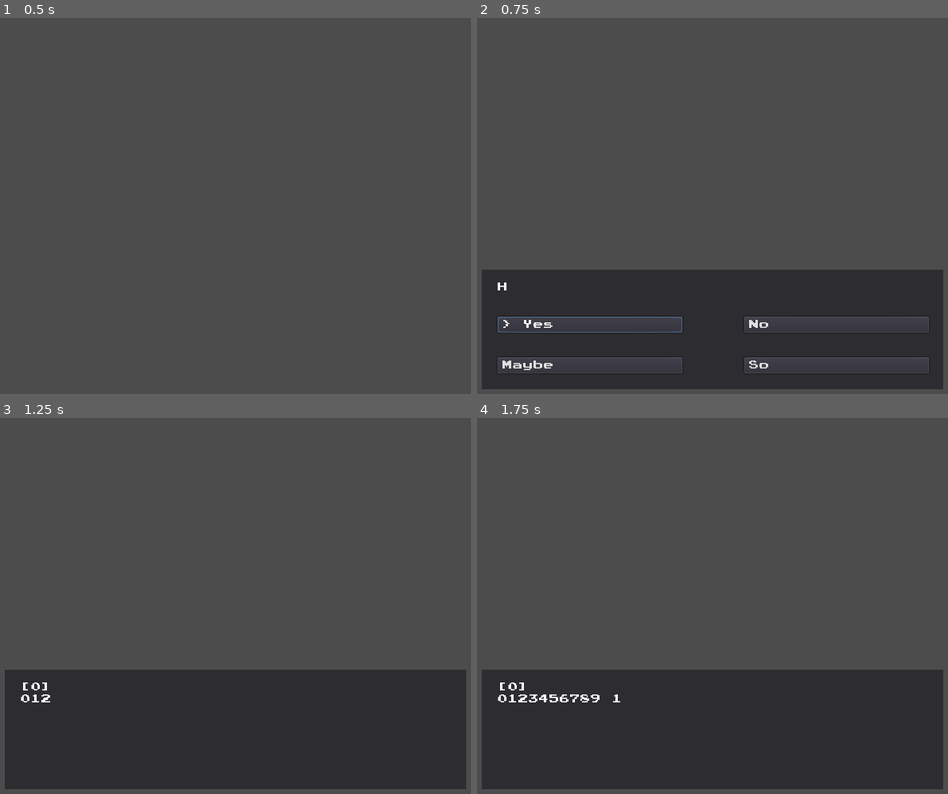
Above: before the commit, frames 1-4 (two rows, left to right).
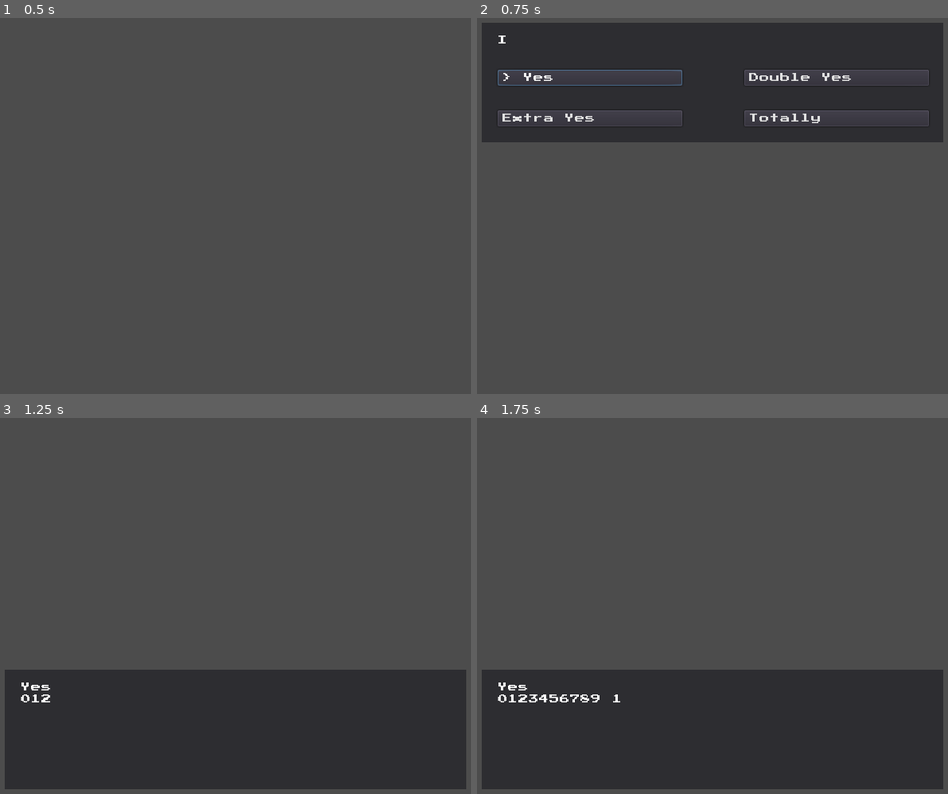
Above: after the commit, the same moments.

Repository: AniMerrill/2D-Girls-Are-Better
Game: Godot game, scene res://test/test.tscn
Two runs of this game, one before a commit and one after it. Both use one fixed random seed, a clock stepped at 60 frames per second and the inputs below.
Inputs (mouse positions are in pixels of both pictures, inside the frame that each line leads up to):
- Up to frame 1 (0.5 s): no input
- Up to frame 2 (0.75 s): tap Enter at 0.5 s; move the mouse to (816, 187) at 0.52 s; tap Space (ui_accept) at 0.6 s; click (816, 187) at 0.67 s
- Up to frame 3 (1.25 s): tap Space (ui_accept) at 0.77, 1.07 s
- Up to frame 4 (1.75 s): tap Space (ui_accept) at 1.25, 1.35, 1.52 s; move the mouse to (618, 624) at 1.27 s; click (618, 624) at 1.42 s

Frame 1 is identical in both runs. In frame 2, 50% of the frame differs, in the area x 1-99%, y 1-99%; in frame 3, less than 0.1%; in frame 4, less than 0.1%.

Commit message:
Made JSON template for prompt, removed message_finished

Diff:
--- a/test/test.gd
+++ b/test/test.gd
@@ -2,6 +2,7 @@
 
 
 var dialogue_data = {}
+var prompt_data = {}
 
 var awaiting_response := false
 
@@ -12,6 +13,7 @@
 
 	if text_data != null:
 		dialogue_data = text_data["dialogue_data"]
+		prompt_data = text_data["prompt_data"]
 
 	# warning-ignore:return_value_discarded
 	Message.connect("prompt_responded", self, "_on_prompt_responded")
@@ -19,12 +21,11 @@
 
 func _input(_event):
 	if Input.is_action_just_pressed("ui_accept") and not awaiting_response:
-		if Message.display_prompt(
-				{
-					"text" : "Hello World",
-					"options" : ["Yes", "No", "Maybe", "So"]
-					}
-				):
+#		if not Message.display_dialogue(dialogue_data["test_size"]):
+#			pass
+
+
+		if Message.display_prompt(prompt_data["test_prompt"], false):
 			awaiting_response = true
 		else:
 			# Handle non-display here if needed
@@ -33,9 +34,22 @@
 func _on_prompt_responded(value):
 	awaiting_response = false
 
+	var response = ""
+
+	match value:
+		0:
+			response = "Yes"
+		1:
+			response = "Double Yes"
+		2:
+			response = "Extra Yes"
+		3:
+			response = "Totally"
+		_:
+			response = "ERROR"
+
 	var custom_dialogue = dialogue_data["test_size"]
 
-	custom_dialogue[0] = custom_dialogue[0] % str(value)
+	custom_dialogue[0] = custom_dialogue[0] % [response, "- AniMerrill"]
 
 	Message.display_dialogue(custom_dialogue)
-	yield(Message, "message_finished")
--- a/text_data/en/dialogue_test.json
+++ b/text_data/en/dialogue_test.json
@@ -3,16 +3,25 @@
 "dialogue_data" : {
 	"test_size" : [
 		"
-		[%s]
+		%s
 		0123456789 123456789 123456789 123456789
 		Lorem ipsum dolor sit amet, consectetur
 		adipiscing elit. Vestibulum sit amet
 		nibh sollicitudin, mattis mi id, aliquam
 		metus. Suspendisse dapibus ligula
 		finibus velit mattis maximus. Cras id ex
-		felis. Praesent metus dui, pellentesque
+		%s
 		"
 	]
+},
+
+"prompt_data" : {
+	"test_prompt" : {
+		"text" : "Is Godot the best game engine?",
+		"options" : [
+			"Yes", "Double Yes", "Extra Yes", "Totally"
+		]
+	}
 }
 
 }
--- a/ui/Message.gd
+++ b/ui/Message.gd
@@ -17,7 +17,7 @@
 
 	For best results, display_message should be called as thus:
 		Message.display_dialogue(<dialogue array>)
-		yield(Message, 'message_finished'')
+		yield(Message, 'message_finished')
 
 	Prompt is an output which then allows the player to pick one of four
 	possible options. When display_prompt() is called, it expects a dictionary
@@ -69,7 +69,7 @@
 	message successfully displays or false if it does not.
 	"""
 
-signal message_finished
+#signal message_finished
 signal prompt_responded(value)
 
 enum MessageType {DIALOGUE, PROMPT, MENU}
@@ -249,7 +249,7 @@
 
 		current_messages = []
 
-		emit_signal("message_finished")
+#		emit_signal("message_finished")
 
 		message_delay.start()
 		return
